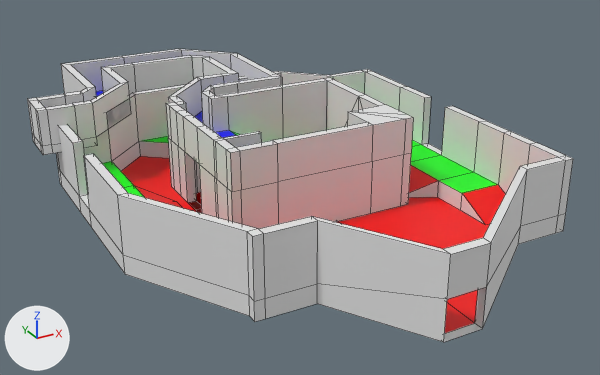
One commit to the Blender file Voronomir/Assets/Modelos/M1E1/M1E1.blend: the scene before it, then after it.
One viewpoint serves both versions: a 50 mm lens placed at (-39.3, -74.8, 38.3), pointed at (4.1, 4.1, -1.2). The axes (+X, +Y, +Z) are drawn at lower left. The lights are the same throughout. Mesh edges are drawn as thin lines. The same objects are shown in both versions, whatever each file hides.

The scene before the commit, as lines of its bpy script (objects in view):
```python
me_sala1 = bpy.data.meshes.new('Sala1')
me_sala1.from_pydata(...)  # 195 vertices, 176 faces; spans x -21.0..21.0, y -31.0..21.0, z 0.0..8.0
# faces by material slot: [140, 22, 14]
me_sala1.materials.append(mat_muro)  # white #e7e7e7
me_sala1.materials.append(mat_piso0)  # red #ff0000
me_sala1.materials.append(mat_piso1)  # green #00ff00
me_sala2 = bpy.data.meshes.new('Sala2')
me_sala2.from_pydata(...)  # 258 vertices, 237 faces; spans x -23.0..11.0, y -8.0..31.0, z 0.0..10.0
# faces by material slot: [218, 2, 2, 15]
me_sala2.materials.append(mat_muro)  # white #e7e7e7
me_sala2.materials.append(mat_piso0)  # red #ff0000
me_sala2.materials.append(mat_piso1)  # green #00ff00
me_sala2.materials.append(mat_piso2)  # blue #0000ff
me_sala3 = bpy.data.meshes.new('Sala3')
me_sala3.from_pydata(...)  # a box spanning x -1.0..1.0, y -1.0..1.0, z -1.0..1.0
me_sala3.materials.append(mat_muro)  # white #e7e7e7
ob_sala1 = bpy.data.objects.new('Sala1', me_sala1)
ob_sala1.location = (0.0, 0.0, 0.0)
ob_sala2 = bpy.data.objects.new('Sala2', me_sala2)
ob_sala2.location = (0.0, 0.0, 0.0)
ob_sala3 = bpy.data.objects.new('Sala3', me_sala3)
ob_sala3.location = (0.0, 0.0, 0.0)
```
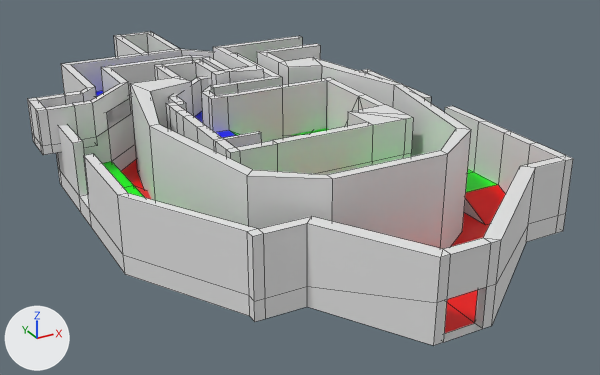
Pixel boxes [x1, y1, x2, y2] of what changed, in the pictures (600 x 375 px):
'Sala1', reshaped (15% taller): before [56, 69, 573, 342]; after [56, 31, 573, 346]
'Sala2', reshaped: before [27, 49, 413, 229]; after [27, 49, 413, 175]
'Sala3', reshaped (not visible before): after [130, 36, 471, 249]
part 1 of me_sala1, built on: before [133, 71, 566, 342]; after [114, 31, 566, 346]
part 2 of me_sala2, cut back: before [64, 49, 194, 97]; after [64, 49, 192, 97]

The edits, one by one:
me_sala1 is used by ob_sala1; location (0.0, 0.0, 0.0).
me_sala1 had 195 vertices, 176 faces and spanned x -21.0..21.0, y -31.0..21.0, z 0.0..8.0.
me_sala1 now has 221 vertices, 199 faces, 2 loose edges and spans x -21.0..21.0, y -31.0..51.0, z 0.0..8.0.
Part 1, on me_sala1:
2 vertices are removed from x -2.0..2.0, y 21.0, z 0.0.
13 faces are deleted.
3 vertices in x -8.0, y -21.0, z 0.0..8.0 move by (-1.0, 0.0, 0.0).
3 vertices in x 15.0, y -21.0, z 0.0..8.0 move by (1.0, 0.0, 0.0).
6 vertices are added at (-2.0, 51.0, 2.0), (-3.0, 50.0, 2.0), (-3.0, 51.0, 2.0), (2.0, 51.0, 2.0), (3.0, 21.0, 0.0), (-3.0, 21.0, 0.0).
5 new vertices lie (1.0, 0.0, 0.0) away from vertices in x 2.0, y -31.0..21.0, z 0.0..8.0.
6 new vertices lie (0.0, 29.0, 0.0) away from vertices in x -2.0..3.0, y 21.0, z 2.0..8.0.
6 new vertices lie (-1.0, 0.0, 0.0) away from vertices in x -2.0, y -31.0..50.0, z 0.0..8.0.
5 new vertices lie (0.0, 1.0, 0.0) away from vertices in x -3.0..3.0, y 50.0, z 2.0..8.0.
2 loose edges are added.
35 new faces join them, mat_muro (white #e7e7e7).
1 new face joins them, mat_piso1 (green #00ff00).
me_sala2 is used by ob_sala2; location (0.0, 0.0, 0.0).
me_sala2 had 258 vertices, 237 faces and spanned x -23.0..11.0, y -8.0..31.0, z 0.0..10.0.
me_sala2 now has 250 vertices, 230 faces and spans x -23.0..11.0, y -8.0..31.0, z 0.0..10.0.
Part 2, on me_sala2:
8 vertices are removed from x -8.0, y 26.0..31.0, z 6.0..10.0.
14 faces are deleted.
6 new faces join them, mat_muro (white #e7e7e7).
1 new face joins them, mat_piso2 (blue #0000ff).
me_sala3 is used by ob_sala3; location (0.0, 0.0, 0.0).
me_sala3 had 8 vertices, 6 faces and spanned x -1.0..1.0, y -1.0..1.0, z -1.0..1.0.
me_sala3 now has 136 vertices, 125 faces, 1 loose edge and spans x -15.0..16.0, y -20.0..26.0, z 0.0..11.0.
me_sala3 part 3: the whole mesh is rebuilt.
me_sala3 now uses material mat_piso0 (red #ff0000).
me_sala3 now uses material mat_piso1 (green #00ff00).
